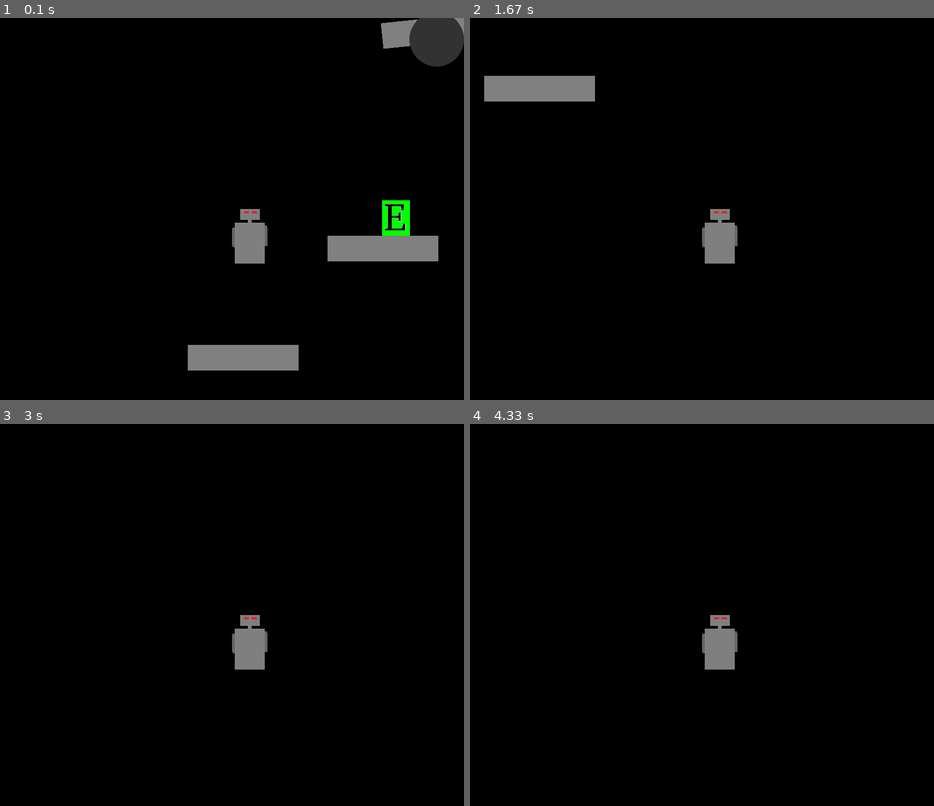
Above: before the commit, frames 1-4 (two rows, left to right).
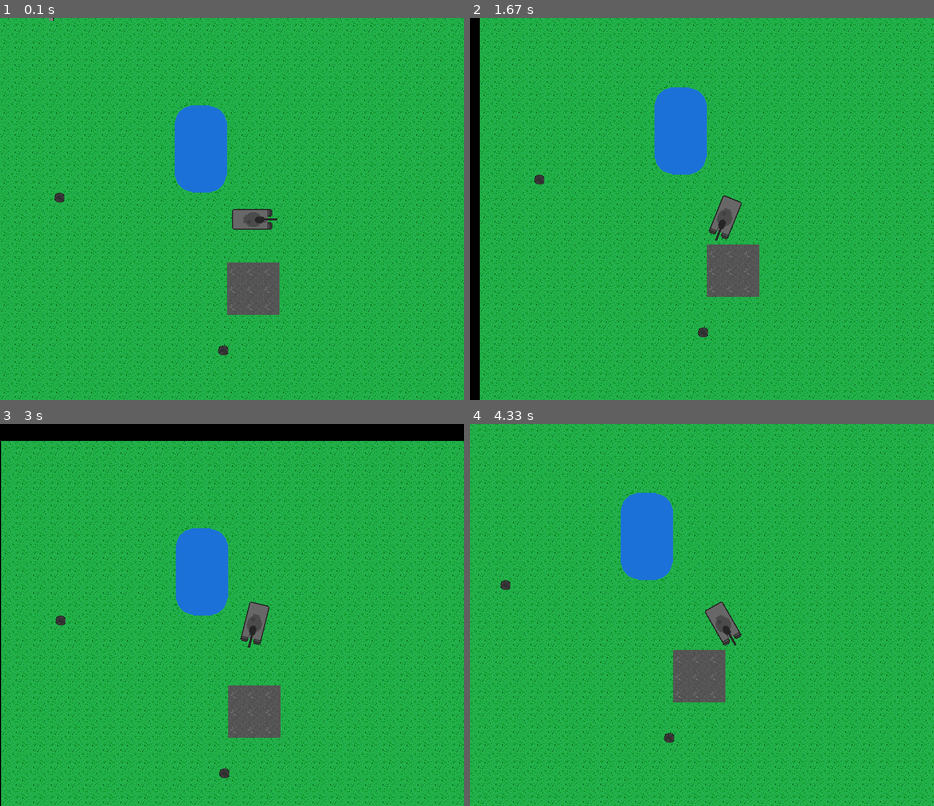
Above: after the commit, the same moments.

Repository: andrew-karppinen/pygame-simple-object
Game: pygame game, started from example.py
Two runs of this game, one before a commit and one after it. Both use one fixed random seed, a clock stepped at 60 frames per second and the inputs below.
Inputs:
- Up to frame 1 (0.1 s): no input
- Up to frame 2 (1.67 s): hold T 0.33-0.8 s; hold Right 0.33-0.8 s; hold Right 0.83-1.3 s; hold Up 1.33-1.63 s
- Up to frame 3 (3 s): hold Right 1.67-2.13 s; tap T at 1.82 s; hold Left 2.17-2.7 s; hold Down from 2.73 s (still down)
- Up to frame 4 (4.33 s): release Down at 3.03 s; hold Left 3.07-3.47 s; tap T at 3.22 s; hold Up 3.5-3.87 s; hold Right from 3.9 s (still down)

The runs differ from the first frame. In frame 1, 100% of the frame differs, in the area x 0-100%, y 0-100%; in frame 2, 98%; in frame 3, 95%; in frame 4, 100%.

Commit message:
improved tilemap system copy image for object, no using referece
changed object size options

update object rotate method

delete gravity and jump methods

Diff:
--- a/example.py
+++ b/example.py
@@ -1,115 +1,89 @@
 import pygame
+from pygamesimpleobject import *
 
-from pygamesimpleobject import *
+pygame.init()
+screen = pygame.display.set_mode((850, 700)) #create window
+pygame.display.set_caption('tank')
+clock = pygame.time.Clock()
+
+tankimage = pygame.image.load("examplemedia/tank.png") #load images
+mineimage = pygame.image.load("examplemedia/mine.png")
+bulletimage = pygame.image.load("examplemedia/bullet.png")
+
+mineimage.set_colorkey((0,0,0))
+tankimage.set_colorkey((0, 0, 0))
+
+tank = NewObject(image=tankimage, position_x=425, position_y=350) #create objects
+mine = NewObject(image=mineimage, position_x=100, position_y=320)
+mine2 = NewObject(image=mineimage, position_x=400, position_y=600)
+bullet = NewObject(image=bulletimage)
+map = TileMap("examplemedia/map.txt","examplemedia/tileset.png",tilesize=(32,32)) #create map
+
+objectslist = [mine,mine2,bullet,tank,map]
+
+AddCollision(tank,map)
+AddCollision(tank,[mine,mine2])
+tank.AddCamera([mine,mine2,map])
 
 
 
-pygame.init()
-screen = pygame.display.set_mode((850, 700)) #create window
-pygame.display.set_caption('window')
+left = False
+right = False
+move = False
+move2 = False
 
-
-robottikuva = pygame.image.load("examplemedia/robotti.png") #load images
-tasokuva = pygame.image.load("examplemedia/taso.png")
-maalikuva = pygame.image.load("examplemedia/maali.png")
-
-
-clock = pygame.time.Clock()
-
-#create objects
-robot = NewObject(image=robottikuva,position_x=425, position_y=350, gravity_speed = 0.2, jump_strength = 10.0)
-block = NewObject(tasokuva, position_x=350, position_y=600)
-block2 = NewObject(tasokuva, position_x=600, position_y=400)
-block3 = NewObject(maalikuva, position_x=700, position_y=335)
-block4 = NewObject(tasokuva, position_x=700, position_y=0)
-
-
-#add collisions
-AddCollision(robot, block)
-AddCollision(robot, block2)
-
-robot.AddCamera((block, block2, block4,block3))
-
-robot.image_.set_colorkey((0, 0, 0))
-
-block_left = True
-robot_left = False
-robot_right = False
-ylos = False
-alas = False
-
-i = 0
-
-#block4.PlaceObject(50,50)
+shoot = False
 
 while True: #main loop
     #event lopp
     for event in pygame.event.get():
-
         #keyboards event
         if event.type == pygame.KEYDOWN:
+            if event.key  == pygame.K_t:
+                shoot = True
             if event.key  == pygame.K_UP:
-                robot.Jump()
+                move = True
+            if event.key == pygame.K_DOWN:
+                move2 = True
             if event.key == pygame.K_LEFT:
-                robot_left = True
+                left = True
             if event.key == pygame.K_RIGHT:
-                robot_right = True
+                right = True
 
-            if event.key == pygame.K_t:
-                robot.Rotate(i)
 
         if event.type == pygame.KEYUP:
             if event.key == pygame.K_LEFT:
-                robot_left = False
+                left = False
             if event.key == pygame.K_RIGHT:
-                robot_right = False
+                right = False
+            if event.key == pygame.K_UP:
+                move = False
+            if event.key == pygame.K_DOWN:
+                move2 = False
 
         if event.type == pygame.QUIT:
             exit()
 
+    if shoot: #shoot
+        bullet.PlaceObject(tank.position_x_+tank.object_size_x_//2,tank.position_y_+tank.object_size_y_//2)
+        bullet.Rotate(tank.angle_,2)
+        shoot = False
 
+    if left:
+        tank.Rotate(2)
+    if right:
+        tank.Rotate(-2)
+    if move:
+        tank.CameraMove(5)
+    if move2:
+        tank.CameraMove(-5)
 
-    if robot_right:
-        robot.CameraMoveX(4)
-    if robot_left:
-        robot.CameraMoveX(-4)
-
-
-    x,y = robot.ReturnCoordinate(0, 0) #coordinate system
-
-    if block.position_x_ == x + 850:
-       block_left = True
-    if block.position_x_ == x:
-        block_left = False
-
-    if block_left:
-        block.MoveX(-1)
-    else:
-        block.MoveX(1)
-
-    robot.Gravity()
-
-
-
-    if CollisionCheck(robot, block3): #if two object collision
-        robot.PlaceObject(50,50)
-
-    block4.Rotate(1)
-
-
-
-
+    bullet.Move(15)
 
     #draw all
     screen.fill((0, 0, 0))
-    screen.blit(robot.image_, robot.rect_)
-    screen.blit(block4.image_,block4.rect_)
-    screen.blit(block.image_, block.rect_)
-    screen.blit(block2.image_, block2.rect_)
-    screen.blit(block3.image_, block3.rect_)
-
-    pygame.draw.circle(screen, (50, 50, 50), robot.ReturnCoordinate(800, 40), 50)
+    DrawObjects(screen,objectslist)
 
     pygame.display.flip() #update screen
 
-    clock.tick(60) #fps limit
+    clock.tick(60)  #fps limit
--- a/example2.py
+++ /dev/null
@@ -1,89 +0,0 @@
-import pygame
-from pygamesimpleobject import *
-
-pygame.init()
-screen = pygame.display.set_mode((850, 700)) #create window
-pygame.display.set_caption('tank')
-clock = pygame.time.Clock()
-
-tankimage = pygame.image.load("examplemedia/tank.png") #load images
-mineimage = pygame.image.load("examplemedia/mine.png")
-bulletimage = pygame.image.load("examplemedia/bullet.png")
-
-mineimage.set_colorkey((0,0,0))
-tankimage.set_colorkey((0, 0, 0))
-
-tank = NewObject(image=tankimage, position_x=425, position_y=350) #create objects
-mine = NewObject(image=mineimage, position_x=100, position_y=320)
-mine2 = NewObject(image=mineimage, position_x=400, position_y=600)
-bullet = NewObject(image=bulletimage)
-map = TileMap("examplemedia/map.txt","examplemedia/tileset.png",tilesize=(32,32)) #create map
-
-objectslist = [mine,mine2,bullet,tank,map]
-
-AddCollision(tank,map)
-AddCollision(tank,[mine,mine2])
-tank.AddCamera([mine,mine2,map])
-
-
-
-left = False
-right = False
-move = False
-move2 = False
-
-shoot = False
-
-while True: #main loop
-    #event lopp
-    for event in pygame.event.get():
-        #keyboards event
-        if event.type == pygame.KEYDOWN:
-            if event.key  == pygame.K_t:
-                shoot = True
-            if event.key  == pygame.K_UP:
-                move = True
-            if event.key == pygame.K_DOWN:
-                move2 = True
-            if event.key == pygame.K_LEFT:
-                left = True
-            if event.key == pygame.K_RIGHT:
-                right = True
-
-
-        if event.type == pygame.KEYUP:
-            if event.key == pygame.K_LEFT:
-                left = False
-            if event.key == pygame.K_RIGHT:
-                right = False
-            if event.key == pygame.K_UP:
-                move = False
-            if event.key == pygame.K_DOWN:
-                move2 = False
-
-        if event.type == pygame.QUIT:
-            exit()
-
-    if shoot: #shoot
-        bullet.PlaceObject(tank.position_x_+tank.object_size_x_//2,tank.position_y_+tank.object_size_y_//2)
-        bullet.Rotate(tank.angle_,2)
-        shoot = False
-
-    if left:
-        tank.Rotate(2)
-    if right:
-        tank.Rotate(-2)
-    if move:
-        tank.CameraMove(5)
-    if move2:
-        tank.CameraMove(-5)
-
-    bullet.Move(15)
-
-    #draw all
-    screen.fill((0, 0, 0))
-    DrawObjects(screen,objectslist)
-
-    pygame.display.flip() #update screen
-
-    clock.tick(60)  #fps limit
--- a/pygamesimpleobject/object_class.py
+++ b/pygamesimpleobject/object_class.py
@@ -25,20 +25,14 @@
 
 
 class NewObject:
-    def __init__(self,image = None,object_size_x:int = None,object_size_y:int = None,position_x: int = 0, position_y: int = 0,gravity_speed: float = 0.0,gravity_strength: float = 6.0,jump_strength: float = 0.0,jump_mode: int = 1,jump_collision_mode = 1): #constructor
+    def __init__(self,image = None,object_size_x:int = 1,object_size_y:int = 1,position_x: int = 0, position_y: int = 0): #constructor
         self.position_x_ = position_x #screen position
         self.position_y_ = position_y
-        self.gravity_value_ = 0.0
-        self.gravity_strength_ = gravity_strength
-        self.gravity_speed_ = gravity_speed #gravity  < 0 = downwards > 0 = upwards
-        self.jump_strength_ = jump_strength
-        self.jump_mode_ = jump_mode
-        self.jump_collision_mode_ = jump_collision_mode
-
+
+        self.coordinate_x_ = 0 #moving coordinate system
+        self.coordinate_y_ = 0
         self.collision_objects_ = []
         self.camera_objects_ = []
-        self.coordinate_x_ = 0 #moving coordinate system
-        self.coordinate_y_ = 0
 
         self.map_object_ = False #if object is map
         self.map_setup_ = None #1 = no collision, 2 = collision,3 = layer 2(draw last, no collision)
@@ -63,8 +57,9 @@
             self.rect_ = self.image_.get_rect(center=(self.image_.get_width(), self.image_.get_height()))  #create rect object
 
         else: #if image no given
-            self.object_size_y_ = 1
-            self.object_size_x_ = 1
+            self.image_ = None
+            self.object_size_y_ = object_size_y
+            self.object_size_x_ = object_size_x
 
             self.rect_ = pygame.Rect((0, 0), (1, 1)) #create rect object
 
@@ -101,17 +96,17 @@
         elif option == 2:
             self.angle_ = angle
 
-        self.image_ = pygame.transform.rotate(self.original_image_, self.angle_)  #rotate image
-
-        self.rect_ = self.image_.get_rect(center=self.rect_.center)#update rect_
-        self.UpdateRect2() #update object position and size
+        if self.image_ != None: #only if the image exists
+            self.image_ = pygame.transform.rotate(self.original_image_, self.angle_)  #rotate image
+            self.rect_ = self.image_.get_rect(center=self.rect_.center)#update rect_
+            self.UpdateRect2() #update object position and size
 
         if self.__Collision(): #if collision
             self.angle_ -= angle #cancel rotate
             self.image_ = pygame.transform.rotate(self.original_image_, self.angle_)  #cancel rotate
 
 
-        self.rect_ = self.image_.get_rect(center=self.rect_.center) #update rect_
+            self.rect_ = self.image_.get_rect(center=self.rect_.center) #update rect_
 
         self.UpdateRect2() #update object position and size
 
@@ -190,8 +185,6 @@
             for j in range(len(self.collision_objects_)): #collision check
 
                 if CollisionCheck(self, self.collision_objects_[j], obj2_y =self.collision_objects_[j].position_y_ + number): #if collision
-                    if self.jump_collision_mode_ == 1:  # stop jump
-                        self.gravity_value_ = 0.0
                     return #exit function
 
             for k in range(len(self.camera_objects_)): #move
@@ -245,9 +238,6 @@
             #Todo update this
             if self.__Collision(): #if collision
 
-                if self.jump_collision_mode_ == 1: #stop jump
-                    self.gravity_value_= 0.0
-
                 if distance > 0:
                     self.position_y_ += -1 #cancel move
 
@@ -284,41 +274,6 @@
                             return True
         return False
 
-    def Gravity(self, camera=True):  #method makes gravity
-
-        if camera:
-            self.CameraMoveY(int(self.gravity_value_))
-        else:
-            self.MoveY(int(self.gravity_value_))
-
-        if self.gravity_speed_ > 0:
-            if self.gravity_value_ < self.gravity_strength_:
-                self.gravity_value_ += self.gravity_speed_
-        elif self.gravity_speed_ < 0:
-            if self.gravity_value_ > opposite(self.gravity_strength_):
-                self.gravity_value_ += self.gravity_speed_
-
-    def Jump(self):  # method makes jump
-        if self.jump_mode_ != 0:
-            if self.jump_mode_ == 1:  # jumps only if the object is above another object
-                if self.gravity_speed_ > 0:
-                    self.position_y_ += 1
-                    if self.__Collision():
-                        self.gravity_value_ = opposite(self.jump_strength_)
-                        self.position_y_ -= 1  # cancel move
-
-                if self.gravity_speed_ < 0:
-                    self.position_y_ -= 1
-                    if self.__Collision():
-                        self.gravity_value_ = self.jump_strength_
-                        self.position_y_ += 1  # cancel move
-
-            elif self.jump_mode_ == 2:  # jump in any case
-                if self.gravity_speed_ > 0:
-                    self.gravity_value_ = opposite(self.jump_strength_)
-                else:
-                    self.gravity_value_ = self.jump_strength_
-                return
 
 
 
--- a/pygamesimpleobject/tilemap.py
+++ b/pygamesimpleobject/tilemap.py
@@ -183,11 +183,11 @@
 
             number = int(number)
 
-            if char != "d":
+            if char != "d": #create objects
                 if number == 0: #if no image
                     objectlist.append(NewObject(image = None,position_x=x*tilesize[0],position_y=y*tilesize[1]))
                 else:
-                    objectlist.append(NewObject(image = images[number-1],position_x=x*tilesize[0],position_y=y*tilesize[1]))
+                    objectlist.append(NewObject(image = images[number-1].copy(),position_x=x*tilesize[0],position_y=y*tilesize[1]))
 
                 objectlist[-1].map_object_ = True
                 if char == "a": #no collision tile
